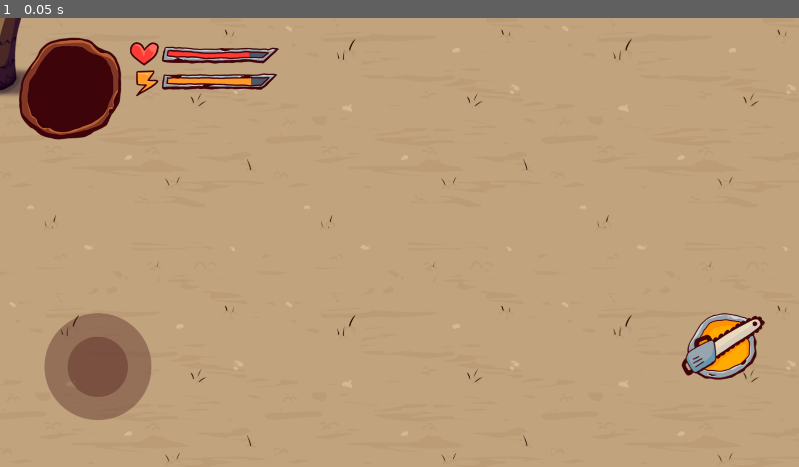
Above: before the commit, frame 1.
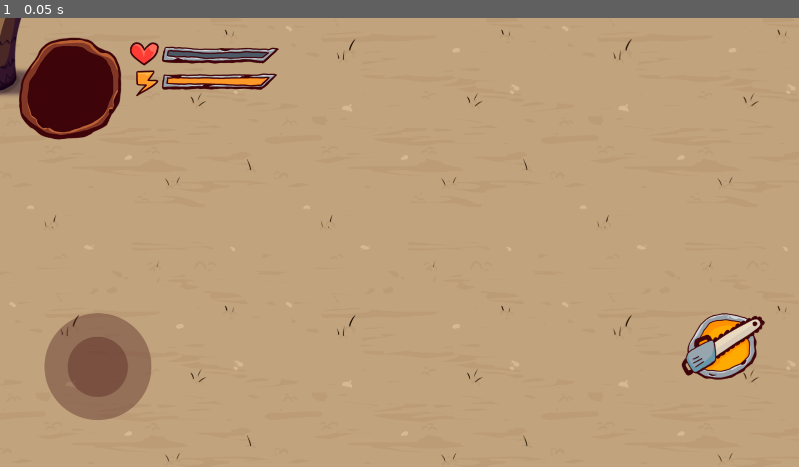
Above: after the commit, the same moment.

Repository: ezhor/Sevijam-4
Game: Godot game, scene res://Scenes/main.tscn
Two runs of this game, one before a commit and one after it. Both use one fixed random seed, a clock stepped at 60 frames per second and the inputs below.
Inputs:
- Up to frame 1 (0.05 s): no input

The runs differ from the first frame. In frame 1, 0.1% of the frame differs, in the area x 20-34%, y 7-16%.

Commit message:
fixed health and energy bars

Diff:
--- a/Scenes/UI/energy_bar.tscn
+++ b/Scenes/UI/energy_bar.tscn
@@ -10,7 +10,7 @@
 offset_right = 765.0
 offset_bottom = 204.0
 scale = Vector2(0.8, 0.8)
-value = 80.0
+value = 100.0
 texture_under = ExtResource("1_lmoyv")
 texture_progress = ExtResource("2_bepr0")
 script = ExtResource("3_bepr0")
--- a/Scenes/UI/health_bar.tscn
+++ b/Scenes/UI/health_bar.tscn
@@ -10,9 +10,8 @@
 offset_right = 760.0
 offset_bottom = 134.0
 scale = Vector2(0.8, 0.8)
-value = 80.0
+value = 100.0
 texture_under = ExtResource("1_4c3qa")
 texture_progress = ExtResource("2_1s5oa")
 script = ExtResource("3_1s5oa")
 progressBar = NodePath(".")
-prefix = "damage"
--- a/Scenes/main.tscn
+++ b/Scenes/main.tscn
@@ -8,13 +8,12 @@
 [ext_resource type="Texture2D" uid="uid://bgrv5wypxll5r" path="res://Sprites/UI/map-base.png" id="6_21xkr"]
 [ext_resource type="Script" uid="uid://bxbexi25vvgnl" path="res://Scripts/UI/Map.gd" id="6_344ge"]
 [ext_resource type="PackedScene" uid="uid://b66u1uvcq6wc6" path="res://Scenes/UI/map_icon.tscn" id="7_ynf5e"]
+[ext_resource type="PackedScene" uid="uid://xomdiklftmc3" path="res://Scenes/UI/health_bar.tscn" id="8_jkdf5"]
 [ext_resource type="Texture2D" uid="uid://clg17lnxpjagd" path="res://Sprites/UI/joystik-1.png" id="9_d1ilt"]
 [ext_resource type="PackedScene" uid="uid://cvu8plgn3mvol" path="res://Scenes/UI/energy_bar.tscn" id="9_wsu2k"]
 [ext_resource type="Texture2D" uid="uid://d26uct5vkjo1e" path="res://Sprites/UI/Attack.png" id="9_ynf5e"]
 [ext_resource type="Texture2D" uid="uid://b8tptbuxhacqn" path="res://Sprites/UI/joystik-2.png" id="10_6iyac"]
 [ext_resource type="Texture2D" uid="uid://tlypkr6uf25o" path="res://Sprites/UI/Attack-1.png" id="12_6iyac"]
-[ext_resource type="Texture2D" uid="uid://lbaiovu5l6cq" path="res://Sprites/UI/health-barr-1.png" id="13_jkdf5"]
-[ext_resource type="Texture2D" uid="uid://6yylo1bw28qa" path="res://Sprites/UI/health-barr-2.png" id="14_wsu2k"]
 
 [sub_resource type="TileSetAtlasSource" id="TileSetAtlasSource_8gbba"]
 texture = ExtResource("3_8gbba")
@@ -54,15 +53,7 @@
 [node name="Background" type="Sprite2D" parent="UI/Map"]
 texture = ExtResource("6_21xkr")
 
-[node name="Health Bar" type="TextureProgressBar" parent="UI"]
-offset_left = 312.0
-offset_top = 58.0
-offset_right = 760.0
-offset_bottom = 134.0
-scale = Vector2(0.8, 0.8)
-value = 80.0
-texture_under = ExtResource("13_jkdf5")
-texture_progress = ExtResource("14_wsu2k")
+[node name="Health Bar" parent="UI" instance=ExtResource("8_jkdf5")]
 
 [node name="Energy Bar" parent="UI" instance=ExtResource("9_wsu2k")]
 
--- a/Scripts/PlayerAttack.gd
+++ b/Scripts/PlayerAttack.gd
@@ -32,7 +32,7 @@
 	else:
 		energy.progressBar.value += energy_recovery * delta
 
-	if energy.progressBar.value < 10:
+	if energy.progressBar.value < 20:
 		attacking = false
 		send_data_immediate("disable")
 
--- a/Scripts/UI/HealthBar.gd
+++ b/Scripts/UI/HealthBar.gd
@@ -1,9 +1,8 @@
-extends NetworkObject
+extends Control
 
 @export var progressBar: TextureProgressBar
 
 func _ready() -> void:
-	super._ready()
 	progressBar.value = 20
 
 func _on_prefixed_data(_data: String):
Not shown: 1 places in Scenes/main.tscn that only renumber resources
